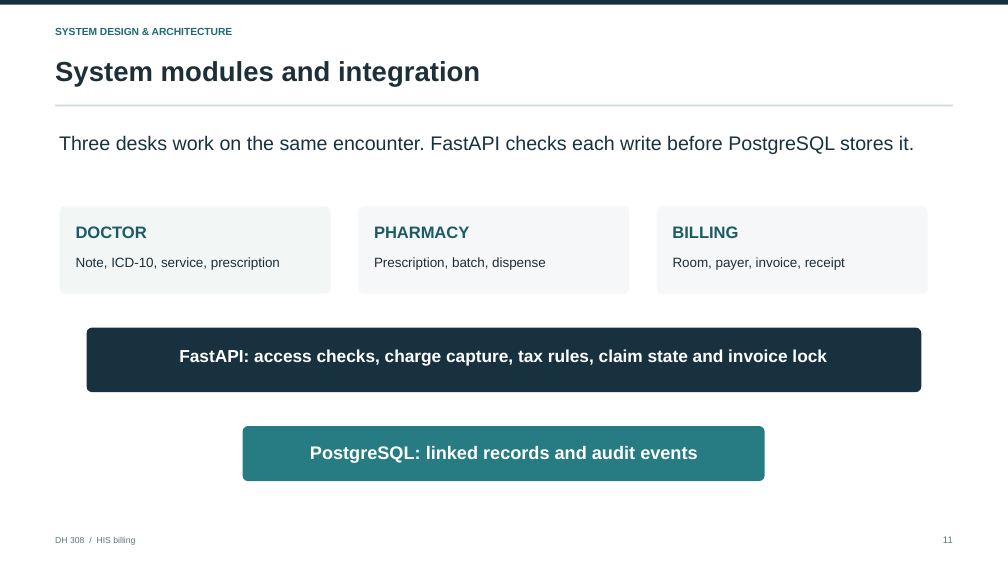
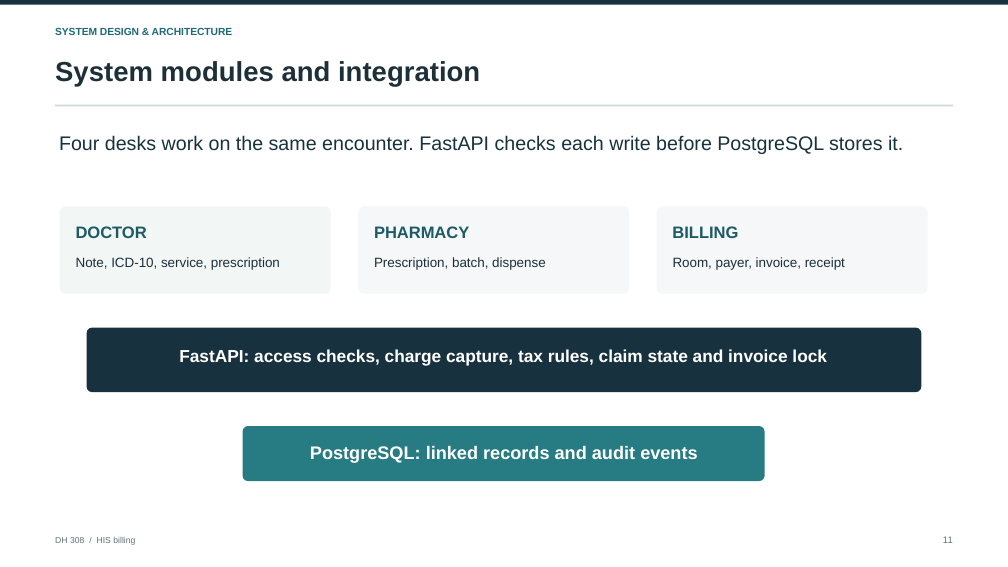
Before and after one commit to Osama-Bin-Lagging/tiveri-billing, a slide deck: slide 11 of presentation/DH308_HIS_Billing_Final.pptx. Drawn at 1008x567 pixels with LibreOffice and Linux fonts; fonts in the diff are those of the drawing. Boxes give left, top, right and bottom in pixels: in the first picture for what was removed or moved away, otherwise in the second. Text is boxed around its words. In the diff, an @@ line names an element or a change of style, - is before the commit and + after.

```diff
--- a/presentation/DH308_HIS_Billing_Final.pptx
+++ b/presentation/DH308_HIS_Billing_Final.pptx
@@ text at (59,135,903,154): text changed @@
-Three desks work on the same encounter. FastAPI checks each write before PostgreSQL stores it.
+Four desks work on the same encounter. FastAPI checks each write before PostgreSQL stores it.
```
Also in this commit, not shown: 4 other slides changed, 4 other files.
